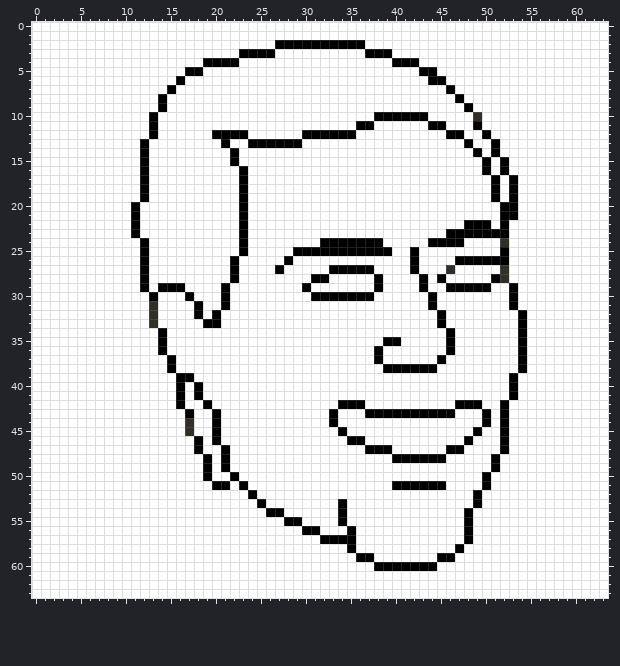
Two states of a pixel-art file, qvik-ilkka/qvik-ilkka.aseprite. Above: the version before the commit.
64x64 pixels, 1 frame. Colours within 5 levels of each other are drawn and written as one.
And afterwards:
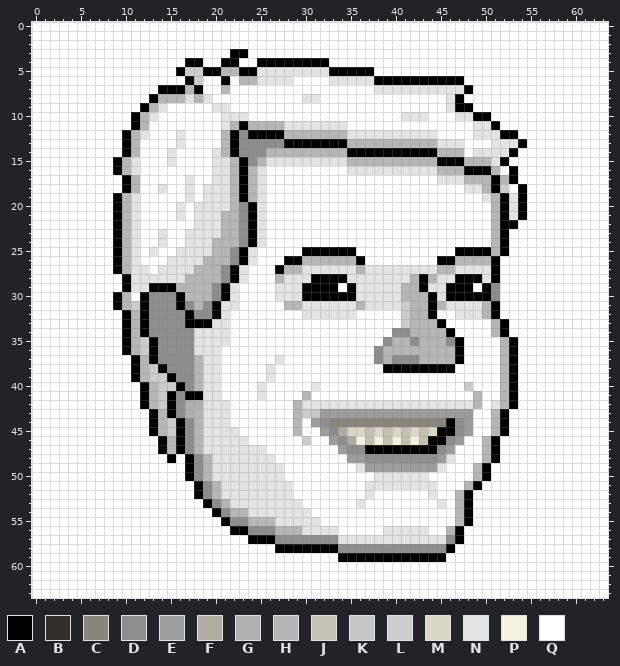
Palette (. is transparent): A #000000  B #322f29  C #87857c  D #8d8d8d  E #9c9c9c  F #aeaca0  G #b0b0b0  H #b6b6b6  J #c4c1b3  K #c6c6c6  L #cccccc  M #dad7c7  N #e3e3e3  P #f5f1e0  Q #ffffff
The exact change:
layer "Layer 1 #3" now hidden
layer "outline" added
layer "mouth" opacity 14% added
layer "mouth gap" added
layer "teeth" added
layer "shading A" opacity 11% darken added
layer "shading B" opacity 20% darken added
layer "shading C" opacity 22% darken added
Changed rows in their new state; - is an unchanged pixel.
first column x 9:
 2 ------------------QQQQQQQQQQ------------------
 3 -------------A-QQQ----------QQQ---------------
 4 --------AAQQ----AAAAAAAA-------QQQ------------
 5 -------ALLAAHHAANNNNNNNNAAAAA-----QQ----------
 6 -------QAL--A-HHNNNN----NNNNNAAAAAA--AA-------
 7 -----A-AHA--H----------------NNNNNNNNNNA------
 8 ----AHHHNHN----------NN--------------N--------
 9 ---AHN-----NN------------------------NA-------
10 --AHN-------NNN--------------QQQNNN---NNAA----
11 --AHQ-------NHAHHHHNNNNNNN-QQ------QQ---NNA---
12 -AHNQ--N---QH-DAAAAHHHHHHHNNNNNNNNNN-QQ-NNNAA-
13 -AHQ---N----HADDDDD--AAAAAHHHHHHHHHHNNNQ--NNNA
14 -AHQ--N----NH-DDDHHHHHHHHHAAAAAAAAAAHHH-NNNNA-
15 AHNQ--N----NNHADHNNNNNNNNNHHHHHHHHHHAAAHHHN---
16 AHNQ-------NNH-HN---------NNNNNNNNNNHHHAA-HQA-
17 -AHQ----N--NNH-HN-------------------NNNHHH-H--
18 -AHQ-N--N-NNNH-HN----------------------NNH-LQA
19 AHNQ----N-NNNH-HN------------------------NHANA
20 AHN----N-NNNNHDAN-------------------------H-NA
21 AHN----N-NNNHHDAN-------------------------H-NA
22 AHN------NNNHHDAN----------------------QQQH-A-
23 AHN--N--NNNNHHDAN--------------------QQQQQH---
24 AHNQ-N--NNNHHHDAN------QQQQQQQ-----QQQQ---HA--
25 AHNQN--NNNNHHD-N----Q------QQQQ--Q----AAAAH---
26 AHNQ--NNNNHHHDAN----AHHHHHHA-----Q--AAHHHH-Q--
27 AHNN-NNNNHHHD-N----HHNNNNNNHNNNNNNNNHHNNNNAQ--
28 -ANNNNNNHHHHD-N---HNNN--AANNNNNNNH-HNNAAAN-Q--
29 -ANNA--HHHHD-N----NNN-AAA-ANNNNNHH-NN---Q-D-Q-
30 AH-ADDDAHHHD-N----NNNA-----NNNNNHHH-NAAAAAD-Q-
31 AHLADDDADHDANN-----HHNNNNNNHNNNNLHH-HNNNNHA-Q-
32 -AHADDDDADD-N--------NNNNNN-----LHHAQ-NNNHA--Q
33 -AHADDDDAA-NN-------------------LHHH------HA-Q
34 -AHADDDDDNNNN------------------DDHHHH-----HA-Q
35 -AHLADDDDNNNN-----------------DHHDHHHDA----HAQ
36 -AHLADDDDNNN-----------------DHHHHHHHHA----HAQ
37 --AHADDDDHNN------N----------DHDDDHHHHA----HAQ
38 --AHLADDDHNN-----N------------------AA-----HAQ
39 --AHLLADDHNN-----N-------------------------H--
40 ---AHLL-DHNN----N-----N----------------L---H--
41 ---AHLADA-NN----N----H------------------H--H--
42 ---AHLADGGNNN-------HNNNNNNNNNNNNNNNNNNNH-NHA-
43 ----AHADGHNNN-------HLKEEEEEEEEEEEEEEEEE-QH---
44 ----AHLADHNNN-------H-EDCCCCCCCCCCCCCADE-QH---
45 ----AHLADHNNNN------H--EDFMMJMJMJMJMAADEQ-H---
46 -----AHADHNNNNN------L--EDFPJPJPJPJAADEQ-HAQ--
47 -----AHADHNNNNNNN--------EDD---AAAAADEQ--HAQ--
48 ------A-ADHNNNNNNN--------EEDDDDDDDDEN---H----
49 --------ADHNNNNNNNN--------NEEEEEEEEN---HAQ---
50 --------ADHNNNNNNNN----------NNNNNN-----H-----
51 ---------ADHNNNNNNNN--------NNNNNNNNQ--HAQ----
52 ---------ADHNNNNNNNN--------N------N--HAQ-----
53 ----------ADHNNNNNNNN----Q-N--------N-HAQ-----
54 -----------ADHHNNNNNNN---Q------------H-------
55 ------------ADDHHHNNNNN--Q------------H-------
56 -------------AADDDHHHNNNN-Q---NNNNN--HAQ------
57 ---------------AAADDDDDDDNNNNNNNNNNNNDAQ------
58 ------------------AAAAAAADDDDDDDDDDDDAQ-------
59 -------------------------AA--AAAAAAA-Q--------
60 -----------------------------QQQQQQQ----------
